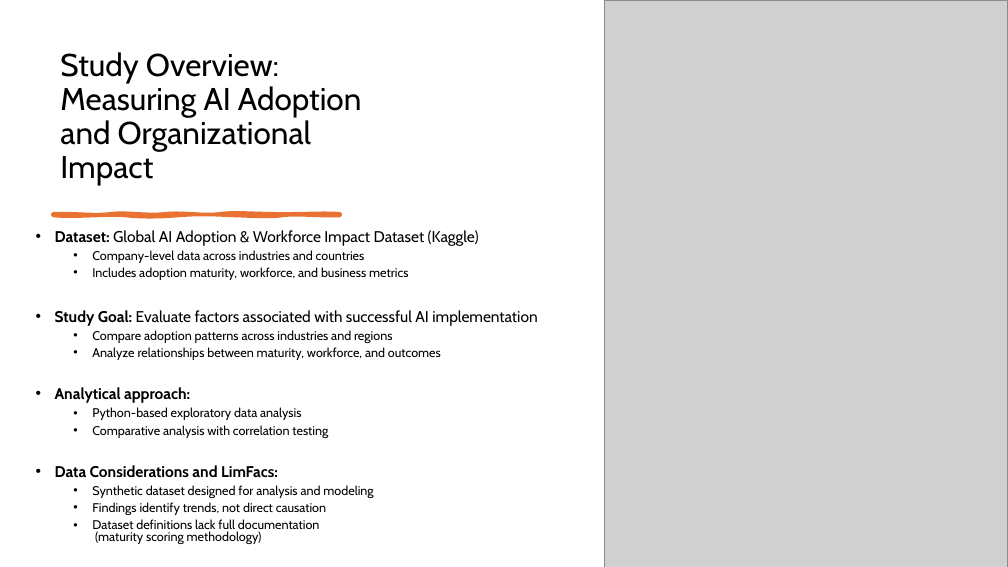
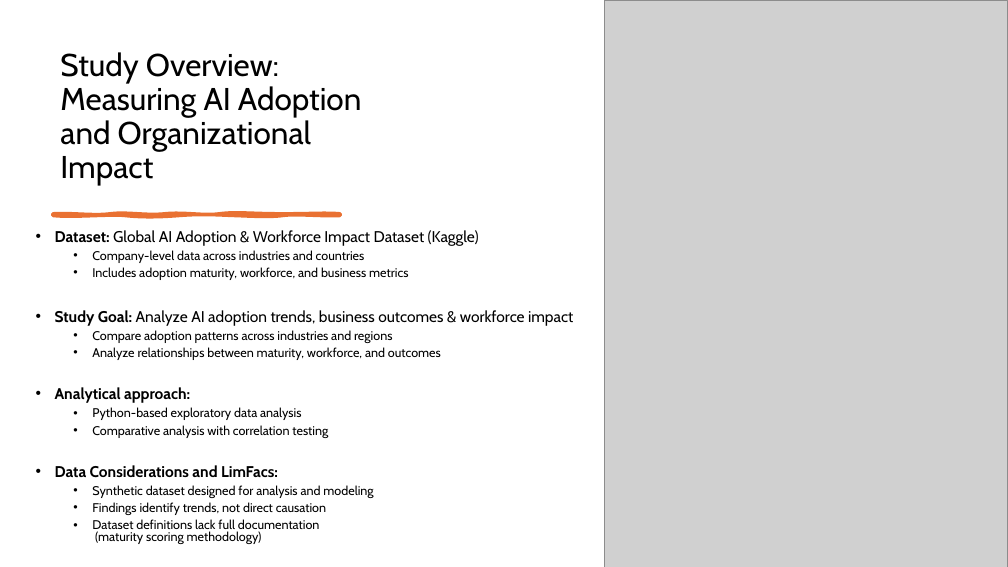
Before and after one commit to S-Shockley/MidtermAIAdoption, a slide deck: slide 3 of Presentation/Global AI Adoption & Workforce Impact Dataset09Jun.pptx. Drawn at 1008x567 pixels with LibreOffice and Linux fonts; fonts in the diff are those of the drawing; grey boxes stand for pictures. Boxes give left, top, right and bottom in pixels: in the first picture for what was removed or moved away, otherwise in the second. Text is boxed around its words. In the diff, an @@ line names an element or a change of style, - is before the commit and + after.

```diff
--- a/Presentation/Global AI Adoption & Workforce Impact Dataset09Jun.pptx
+++ b/Presentation/Global AI Adoption & Workforce Impact Dataset09Jun.pptx
@@ text at (55, 310, 573, 326): text changed @@
-• Study Goal: Evaluate factors associated with successful AI implementation
+• Study Goal: Analyze AI adoption trends, business outcomes & workforce impact
```
Also in this commit, not shown: 2 other slides changed, 13 other files.
